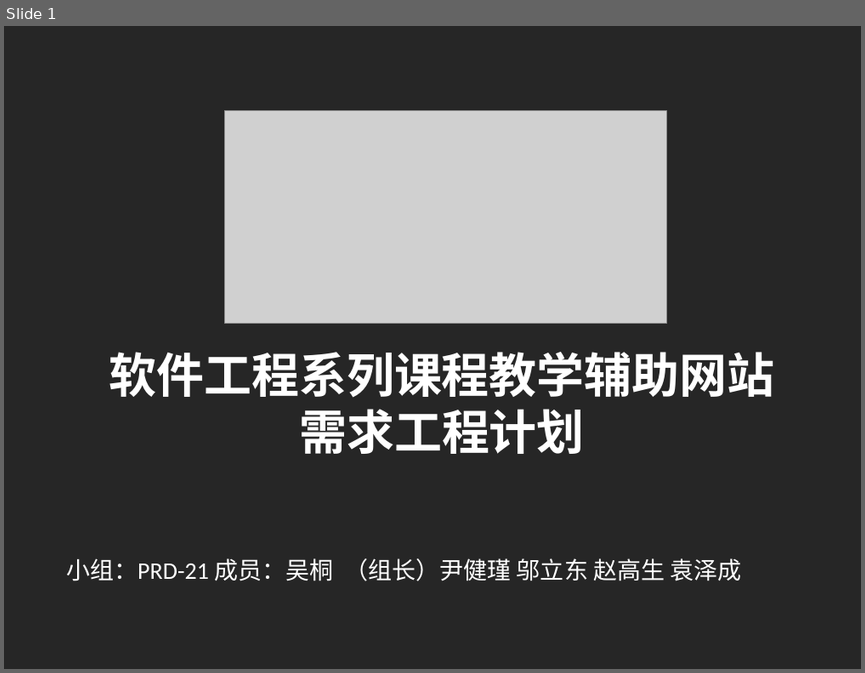
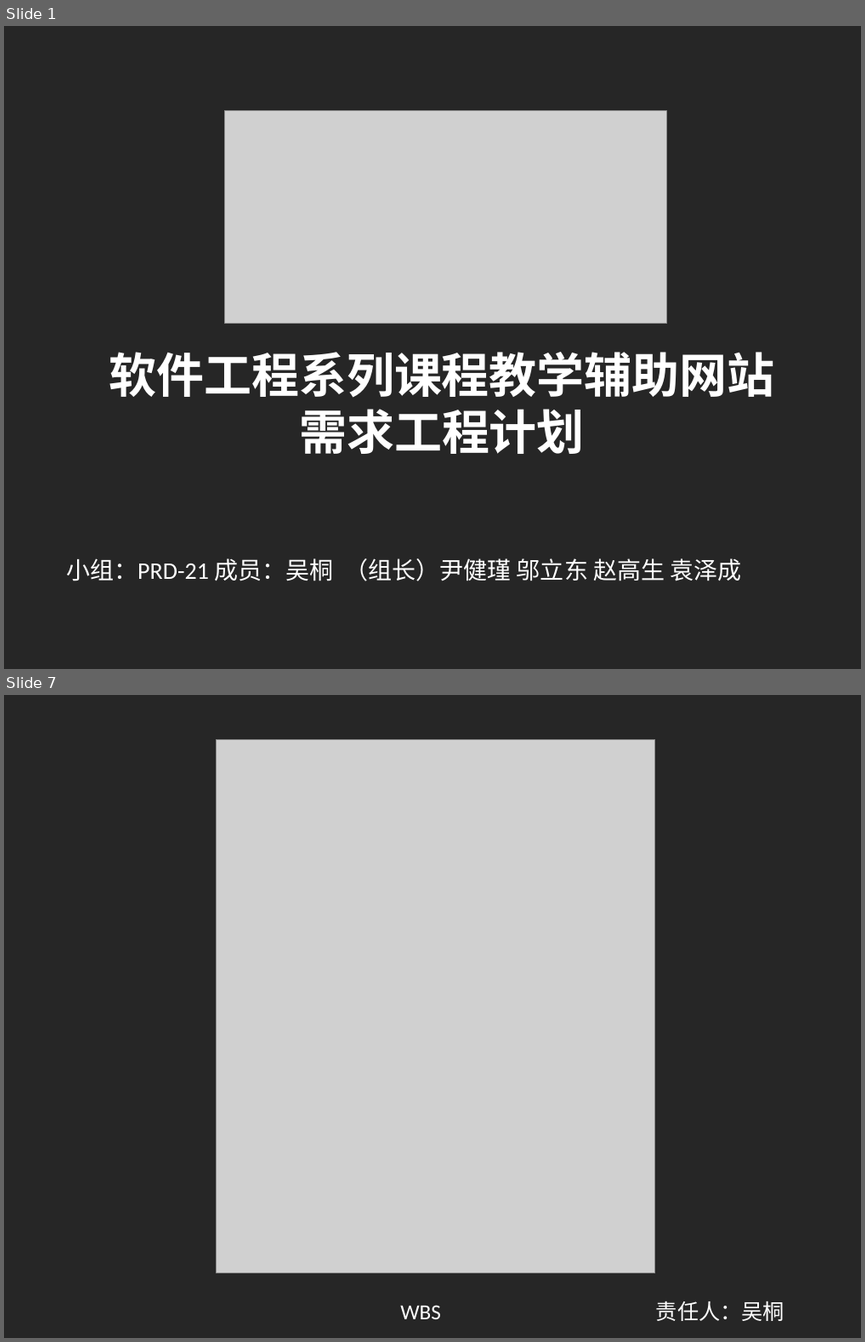
Before and after one commit to shangzhaoxiaozi/PRD-21, a slide deck: PRD-21-C2/非受控文档/项目评审文档/需求工程计划.pptx. Shown one above the other, each under a label of ours: slide 1 before the commit, slides 1 and 7 after it; the slides between them are not shown. The pictures are 865x673 and 865x1342 pixels, drawn with LibreOffice and Linux fonts; fonts in the diff are those of the drawing; grey boxes stand for pictures. Boxes give left, top, right and bottom in pixels: in the first picture for what was removed or moved away, otherwise in the second. Text is boxed around its words. In the diff, an @@ line names an element or a change of style, - is before the commit and + after.

```diff
--- a/PRD-21-C2/非受控文档/项目评审文档/需求工程计划.pptx
+++ b/PRD-21-C2/非受控文档/项目评审文档/需求工程计划.pptx
@@ slide 7 added at (x1=4, y1=695, x2=861, y2=1338), background #262626 @@
@@ picture added at (x1=216, y1=739, x2=655, y2=1272) @@
@@ text added at (x1=400, y1=1304, x2=441, y2=1319), 18 pt, text #FFFFFF @@
+WBS
@@ text added at (x1=656, y1=1301, x2=784, y2=1321), 18 pt, text #FFFFFF @@
+责任人：吴桐
```
Also in this commit, not shown: 4 slides changed, 5 other slides added, 3 other files.
